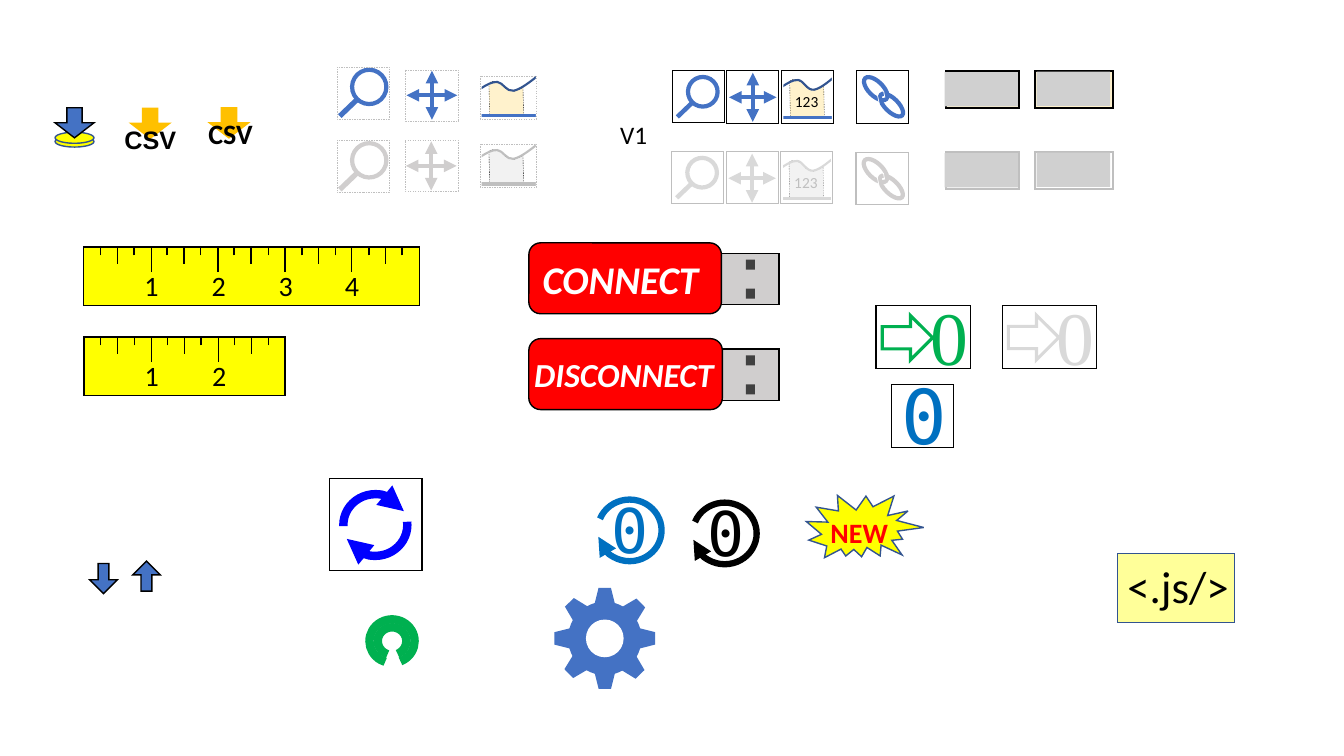
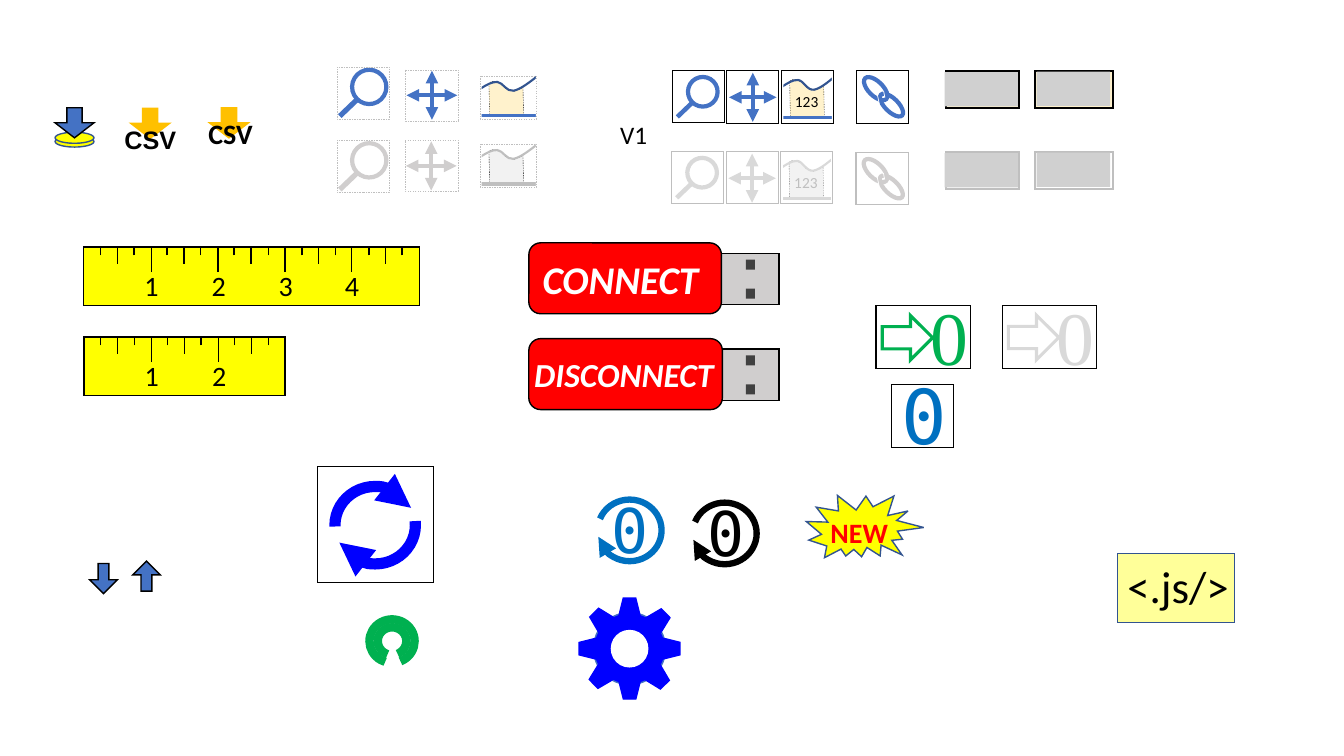
Before and after one commit to matsselen/IOLabWeb, a slide deck: slide 1 of images/IOLabWebImages.pptx. Drawn at 1344x756 pixels with LibreOffice and Linux fonts; fonts in the diff are those of the drawing; grey boxes stand for pictures. Boxes give left, top, right and bottom in pixels: in the first picture for what was removed or moved away, otherwise in the second. Text is boxed around its words. In the diff, an @@ line names an element or a change of style, - is before the commit and + after.

```diff
--- a/images/IOLabWebImages.pptx
+++ b/images/IOLabWebImages.pptx
@@ rectangle: place and size @@
-rectangle at bbox=[330, 478, 422, 571]
+rectangle at bbox=[318, 467, 434, 583]
@@ arc (boxed as its full ellipse): place and size @@
-arc (boxed as its full ellipse) at bbox=[344, 494, 407, 556]
+arc (boxed as its full ellipse) at bbox=[335, 487, 415, 565]
@@ arc (boxed as its full ellipse) at bbox=[335, 487, 415, 565]: outline #0000FF 6 pt to #0000FF 8 pt @@
@@ arc (boxed as its full ellipse) at bbox=[335, 487, 415, 565]: outline #0000FF 6 pt to #0000FF 8 pt @@
@@ arc (boxed as its full ellipse): place and size @@
-arc (boxed as its full ellipse) at bbox=[344, 494, 407, 556]
+arc (boxed as its full ellipse) at bbox=[335, 487, 415, 565]
@@ ellipse at bbox=[594, 613, 666, 686]: fill #4472C4 to #0000FF @@
@@ 8 trapezoids, 2 ellipses: place and size @@
-8 trapezoids, 2 ellipses at bbox=[555, 588, 655, 689]
+8 trapezoids, 2 ellipses at bbox=[579, 598, 680, 699]
@@ fill #4472C4 to #0000FF; outline none to #0000FF 1 pt in 8 elements at bbox=[579, 638, 598, 660], bbox=[586, 605, 616, 634], bbox=[619, 598, 641, 617], bbox=[661, 638, 680, 660], bbox=[619, 680, 641, 699], bbox=[586, 662, 616, 692], bbox=[644, 606, 673, 635], bbox=[644, 663, 673, 693] @@
```
Also in this commit, not shown: 7 other files.
